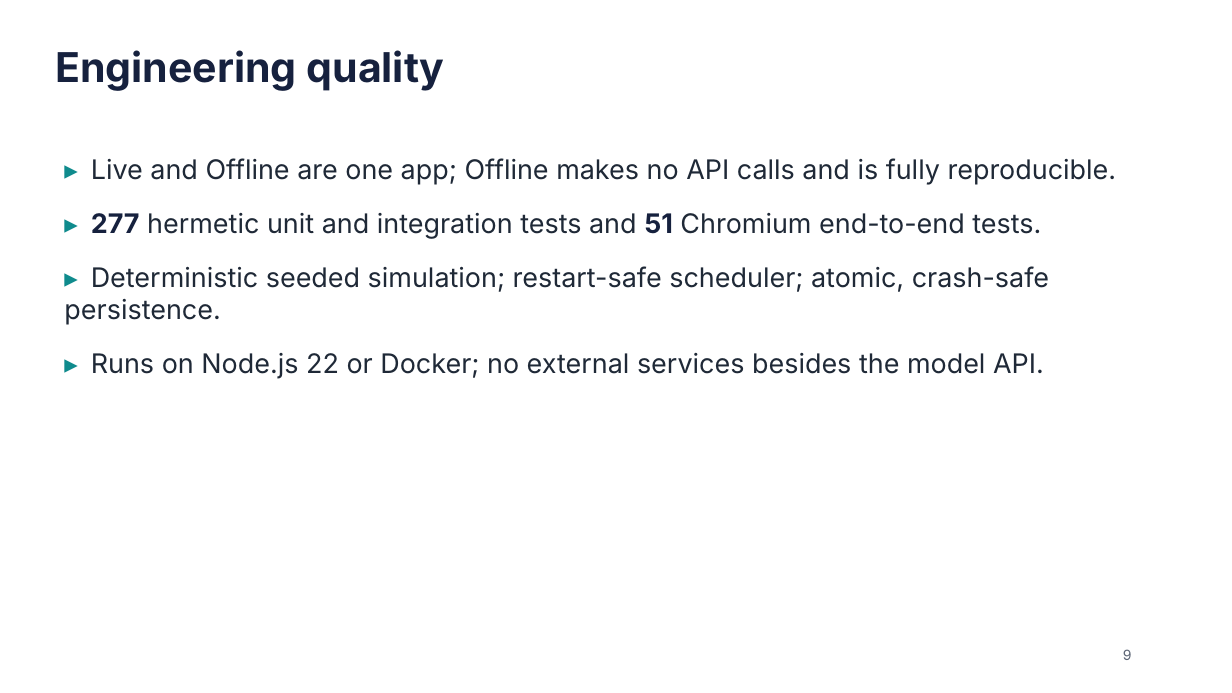
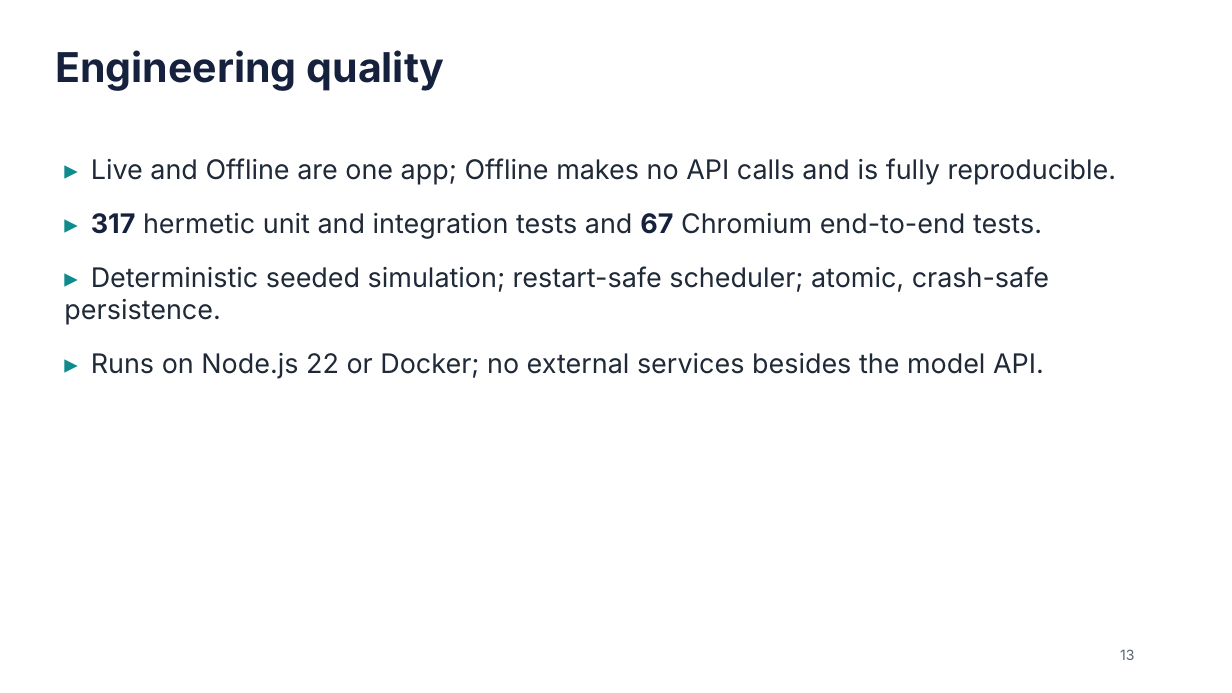
Before and after one commit to e8aura-makodev58/amd-compass, a slide deck: slide 13 of docs/submission/ResponseCompass-deck.pptx (slide 9 before the commit). Drawn at 1232x693 pixels with LibreOffice and Linux fonts; fonts in the diff are those of the drawing. Boxes give left, top, right and bottom in pixels: in the first picture for what was removed or moved away, otherwise in the second. Text is boxed around its words. In the diff, an @@ line names an element or a change of style, - is before the commit and + after.

```diff
--- a/docs/submission/ResponseCompass-deck.pptx
+++ b/docs/submission/ResponseCompass-deck.pptx
@@ text at (91,213,1042,239): text changed @@
-▸ 277 hermetic unit and integration tests and 51 Chromium end-to-end tests.
+▸ 317 hermetic unit and integration tests and 67 Chromium end-to-end tests.
@@ text at (1120,649,1134,660): text changed @@
-9
+13
```
Also in this commit, not shown: 7 other slides changed, 6 slides added, 2 slides removed, 16 other files.
